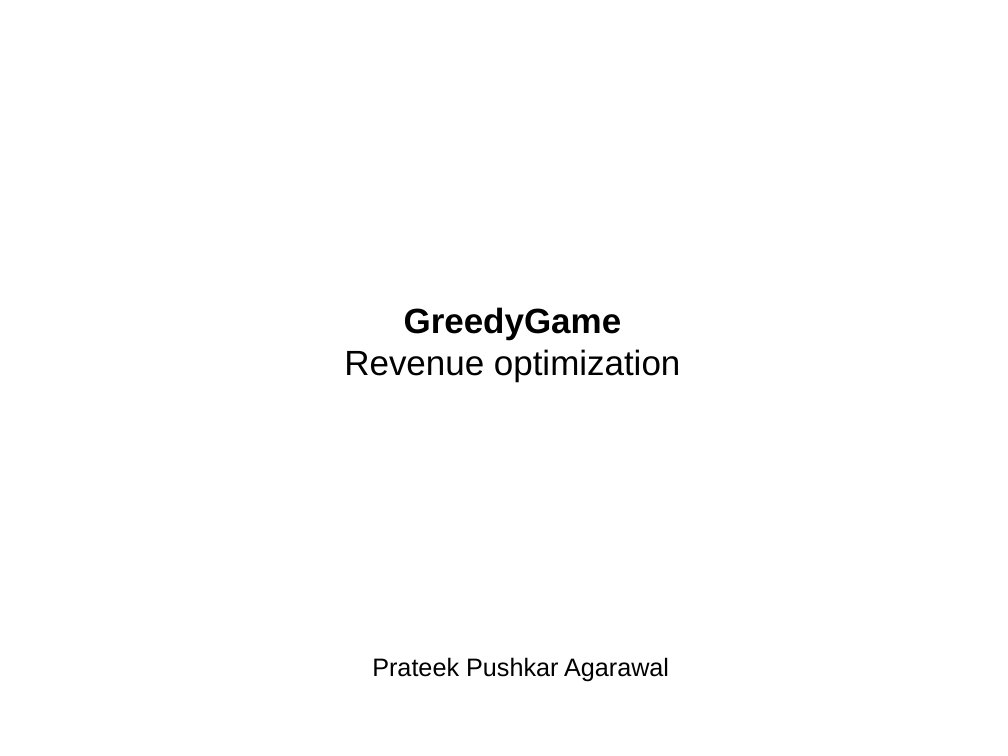
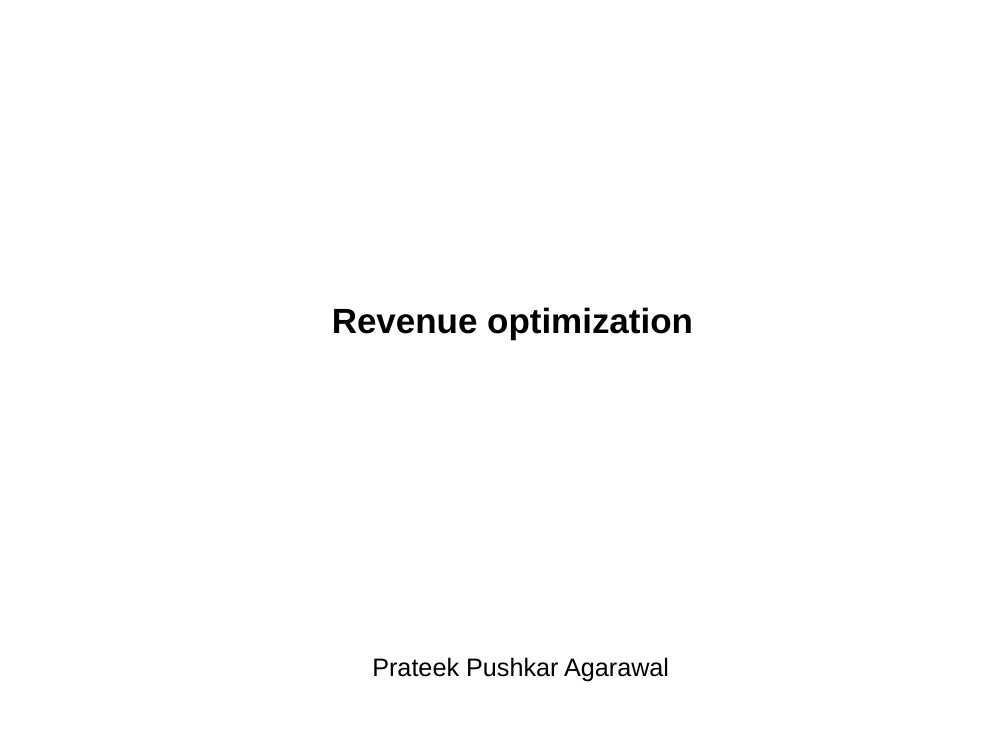
Before and after one commit to ppagarawal/GG, a slide deck: slide 1 of Data_Analysis.pptx. Drawn at 1008x756 pixels with LibreOffice and Linux fonts; fonts in the diff are those of the drawing. Boxes give left, top, right and bottom in pixels: in the first picture for what was removed or moved away, otherwise in the second. Text is boxed around its words. In the diff, an @@ line names an element or a change of style, - is before the commit and + after.

```diff
--- a/Data_Analysis.pptx
+++ b/Data_Analysis.pptx
@@ text at (x1=332, y1=307, x2=693, y2=340): text changed; bold on @@
-GreedyGame
-Revenue optimization
+Revenue optimization
```
Also in this commit, not shown: 3 other slides changed, 1 slide added.
